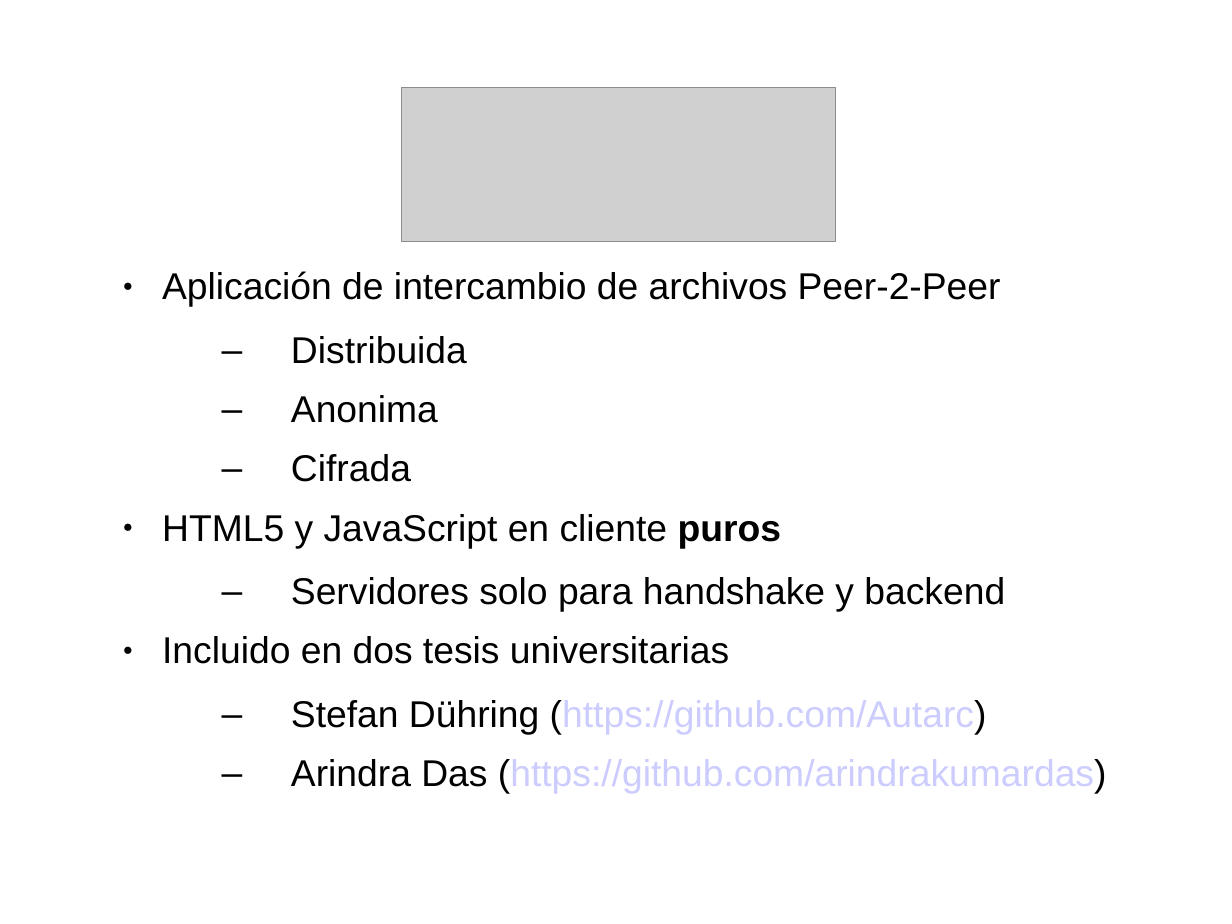
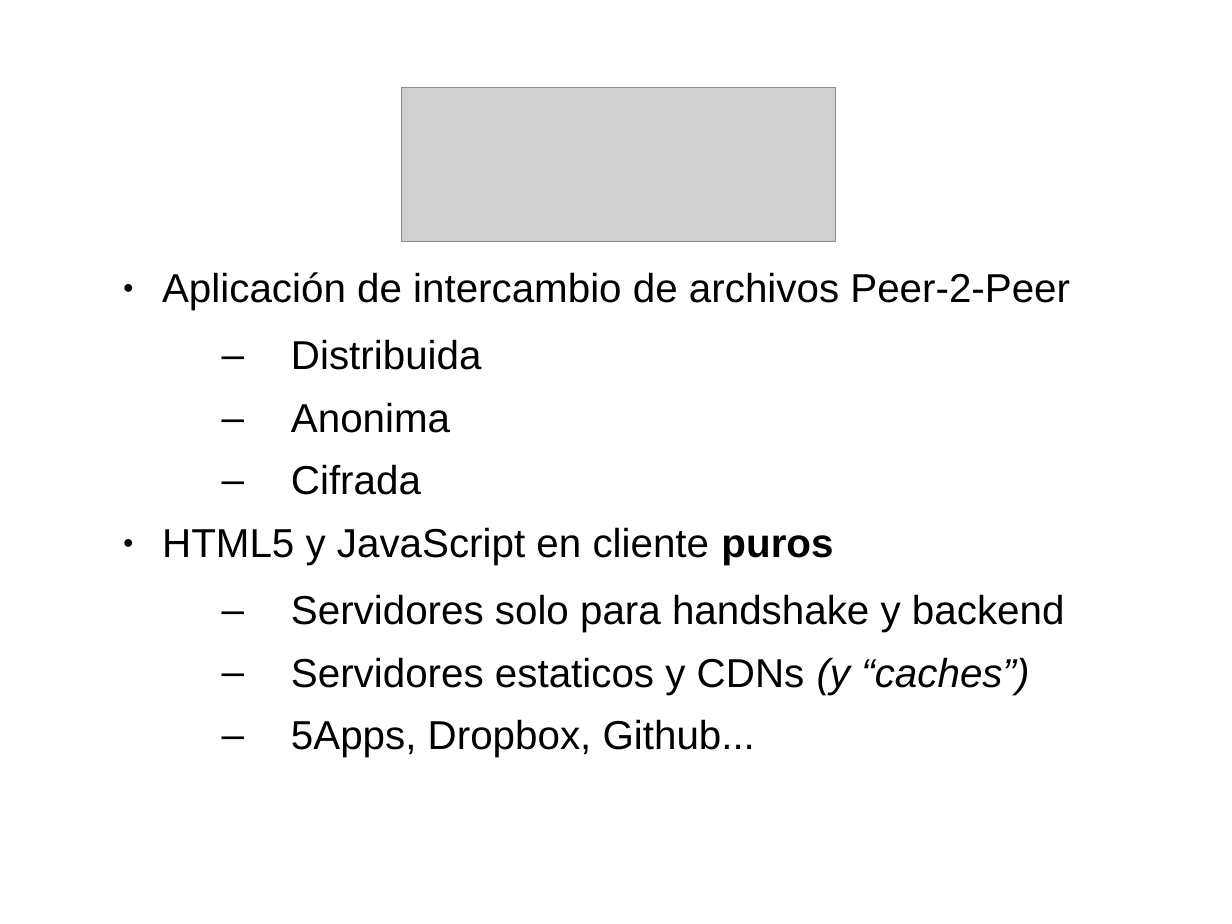
Before and after one commit to dysbulic/ShareIt, a slide deck: slide 8 of doc/ShareIt!.odp. Drawn at 1232x924 pixels with LibreOffice and Linux fonts; fonts in the diff are those of the drawing; grey boxes stand for pictures; background and template pictures are left out. Boxes give left, top, right and bottom in pixels: in the first picture for what was removed or moved away, otherwise in the second. Text is boxed around its words. In the diff, an @@ line names an element or a change of style, - is before the commit and + after.

```diff
--- a/doc/ShareIt!.odp
+++ b/doc/ShareIt!.odp
@@ text at (162, 272, 1070, 632): size 24 to 26 pt in "Aplicación de intercambio de archivos Peer-2-Peer", "Distribuida", "Anonima", "Cifrada" and 2 more places @@
@@ text at (291, 657, 1029, 757): text changed; size 24 to 26 pt @@
-● Incluido en dos tesis universitarias
-  – Stefan Dühring (https://github.com/Autarc)
-  – Arindra Das (https://github.com/arindrakumardas)
+  – Servidores estaticos y CDNs (y “caches”)
+  – 5Apps, Dropbox, Github...
```
Also in this commit, not shown: 1 other slide changed, 1 slide added.
